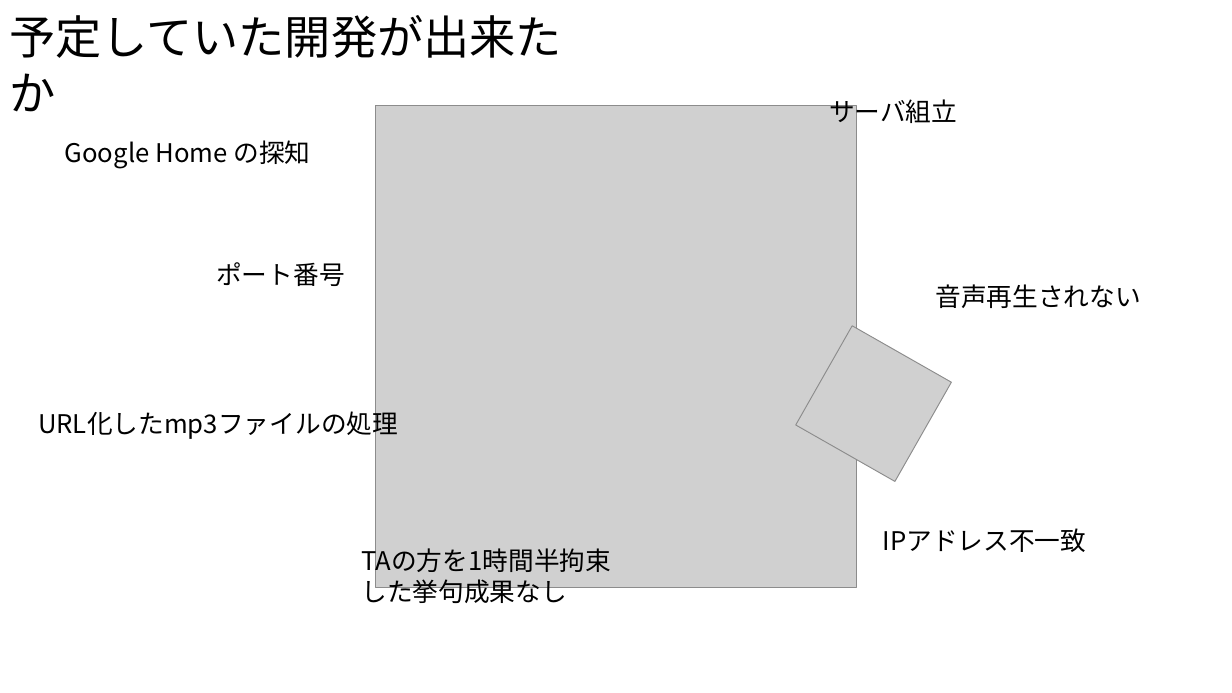
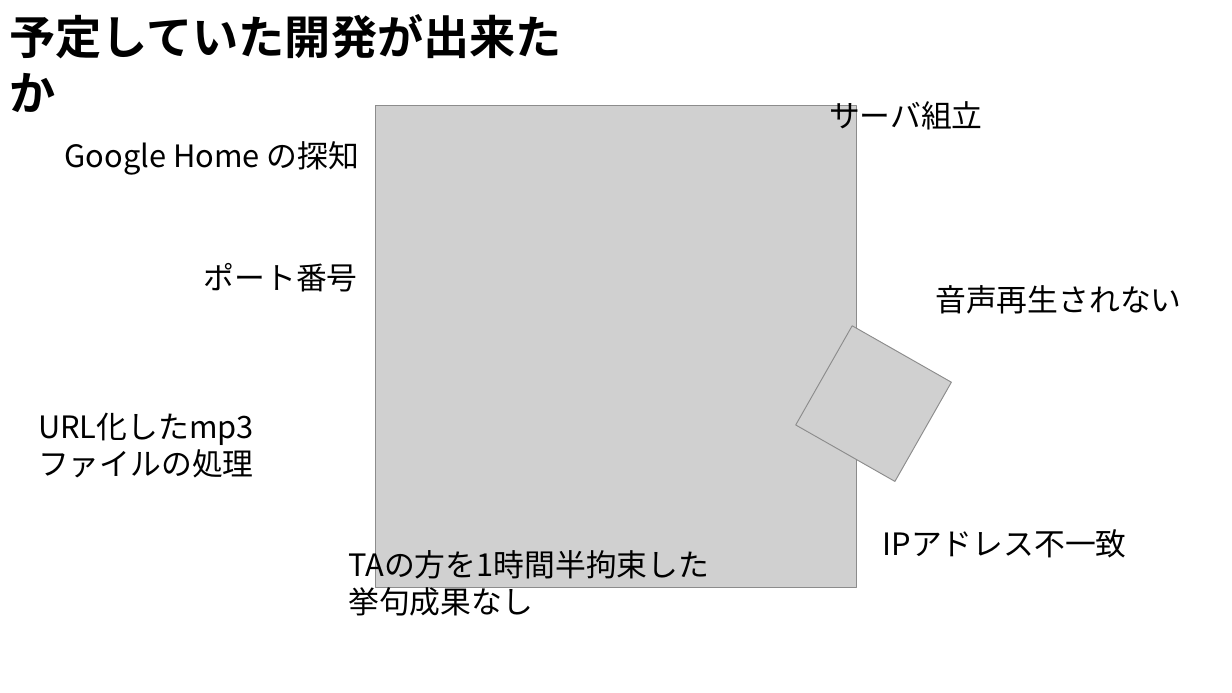
Before and after one commit to RUSAEXP12024/group17, a slide deck: slide 8 of SA組込み実験成果発表_17.pptx. Drawn at 1232x693 pixels with LibreOffice and Linux fonts; fonts in the diff are those of the drawing; grey boxes stand for pictures. Boxes give left, top, right and bottom in pixels: in the first picture for what was removed or moved away, otherwise in the second. Text is boxed around its words. In the diff, an @@ line names an element or a change of style, - is before the commit and + after.

Commit message:
成果報告スライドを更新

```diff
--- a/SA組込み実験成果発表_17.pptx
+++ b/SA組込み実験成果発表_17.pptx
@@ text "予定していた開発が出来たか" at [9, 14, 562, 59]: bold on @@
@@ size 20 to 24 pt in 7 elements at [883, 529, 1127, 558], [935, 285, 1181, 314], [829, 101, 983, 135], [204, 263, 358, 292], [65, 141, 359, 175], [339, 541, 728, 625], [29, 404, 280, 488] @@
@@ text "TAの方を1時間半拘束した挙句成果なし": place and size @@
-text "TAの方を1時間半拘束した挙句成果なし" at [352, 541, 640, 612]
+text "TAの方を1時間半拘束した挙句成果なし" at [339, 541, 728, 625]
```
Also in this commit, not shown: 9 other slides changed.
